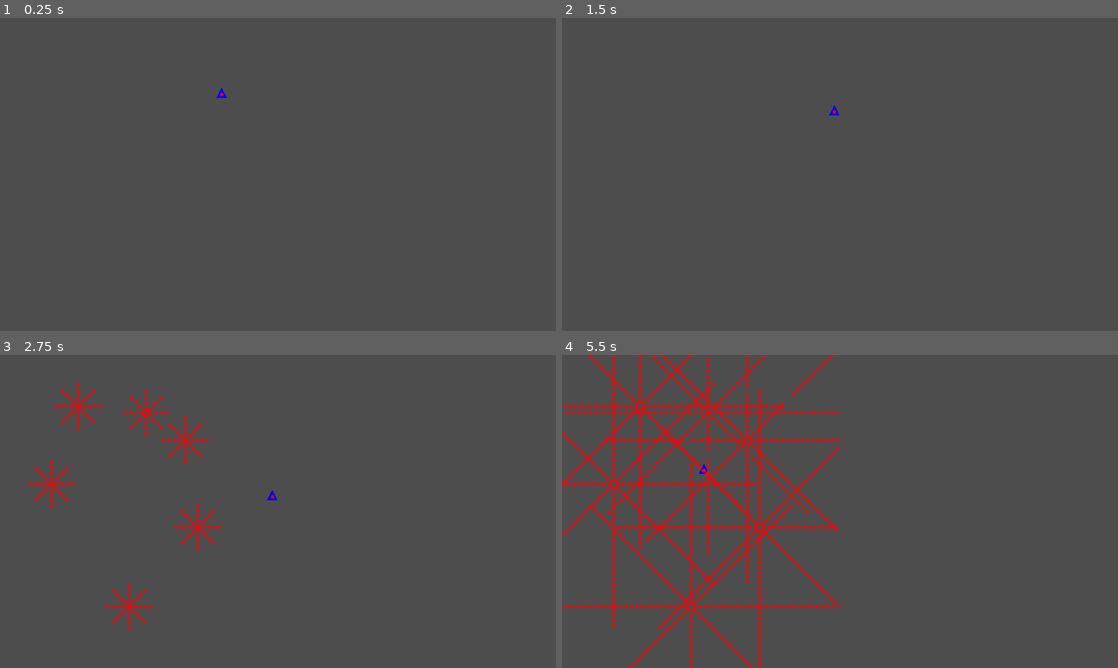
Above: before the commit, frames 1-4 (two rows, left to right).
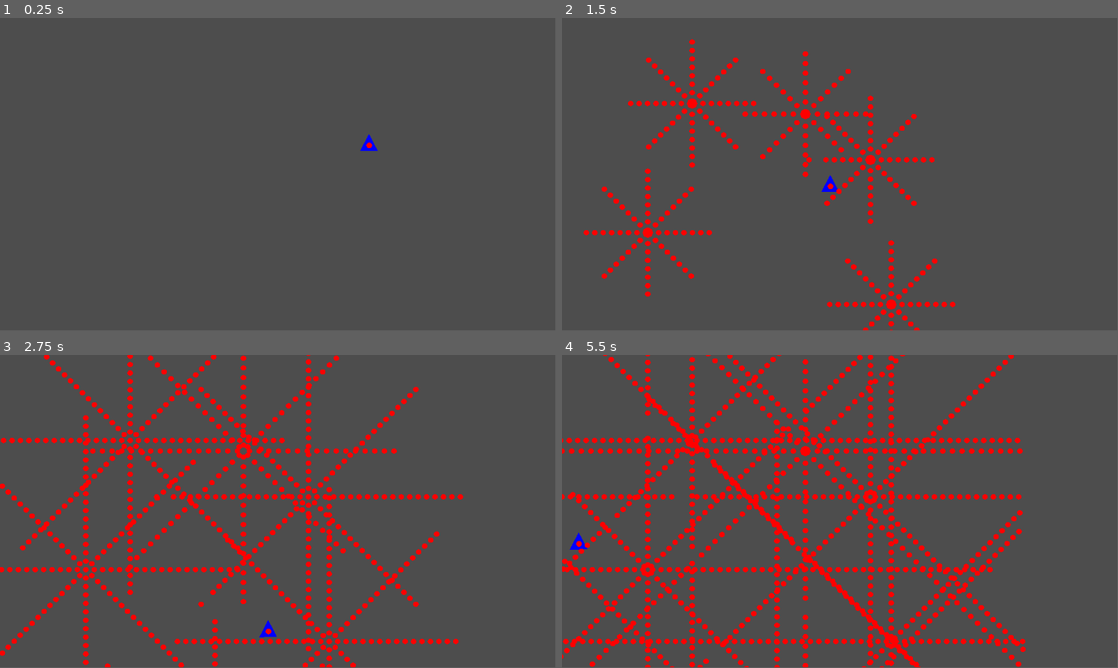
Above: after the commit, the same moments.

Repository: ShimmerIO/bullethellpvp
Game: Godot game, scene res://cenas_prototipo/cena_teste.tscn
Two runs of this game, one before a commit and one after it. Both use one fixed random seed, a clock stepped at 60 frames per second and the inputs below. The project has no main scene, so this scene is started directly.
Inputs:
- Up to frame 1 (0.25 s): no input
- Up to frame 2 (1.5 s): tap Enter (Start, bound only after the commit) at 0.5, 1.35 s; hold Right (ui_right) 0.53-1.28 s; hold Shift (Slow, bound only after the commit) 0.53-1.28 s; hold Down (ui_down) from 1.28 s (still down)
- Up to frame 3 (2.75 s): tap Shift (Slow, bound only after the commit) at 1.55 s; release Down (ui_down) at 2.03 s; hold Right (ui_right) from 2.03 s (still down); hold Shift (Slow, bound only after the commit) from 2.03 s (still down); tap ` (Start, bound only before the commit) at 2.1 s
- Up to frame 4 (5.5 s): release Right (ui_right) at 2.78 s; release Shift (Slow, bound only after the commit) at 2.78 s; hold Up (ui_up) 2.78-3.53 s; tap Shift (Slow, bound only after the commit) at 2.85, 4.55 s; hold Shift (Slow, bound only after the commit) 3.53-4.28 s; hold Left (ui_left) 3.53-5.03 s; tap Enter (Start, bound only after the commit) at 4.35 s; hold Down (ui_down) from 5.03 s (still down); hold Shift (Slow, bound only after the commit) from 5.03 s (still down); tap ` (Start, bound only before the commit) at 5.1 s
In our replay, the window is 800x450 before the commit and 799x449 after it. These sizes can differ from the game's own. Grey fills any space a smaller window leaves; there, only what the larger window draws over its background counts as a difference.

The runs differ from the first frame. In frame 1, 0.1% of the frame differs, in the area x 38-68%, y 22-43%; in frame 2, 4.3%; in frame 3, 10%; in frame 4, 17%, in the area x 0-84%, y 0-100%.

Commit message:
Modificado a movimentação da nave

Diff:
--- a/cenas_prototipo/cena_teste.tscn
+++ b/cenas_prototipo/cena_teste.tscn
@@ -10,8 +10,7 @@
 
 [node name="Navezinha" parent="." instance=ExtResource("1_q2465")]
 position = Vector2(766, 265)
-SPEED = 300.0
-acc = 10.0
+SPEED = 425.0
 
 [node name="StaticBody2D" type="Area2D" parent="."]
 position = Vector2(960, 0)
--- a/project.godot
+++ b/project.godot
@@ -14,22 +14,15 @@
 config/features=PackedStringArray("4.3", "Forward Plus")
 config/icon="res://icon.svg"
 
-[display]
-
-window/size/viewport_width=1920
-window/size/viewport_height=1080
-window/stretch/mode="viewport"
-
-[importer_defaults]
-
-animation_library={
-"animation/fps": 120.0
-}
-
 [input]
 
 Start={
 "deadzone": 0.5,
-"events": [Object(InputEventKey,"resource_local_to_scene":fa …(140 unchanged characters)… d":false,"keycode":0,"physical_keycode":96,"key_label":0,"unicode":39,"location":0,"echo":false,"script":null)
+"events": [Object(InputEventKey,"resource_local_to_scene":fa …(140 unchanged characters)… d":false,"keycode":0,"physical_keycode":4194309,"key_label":0,"unicode":0,"location":0,"echo":false,"script":null)
 ]
 }
+Slow={
+"deadzone": 0.5,
+"events": [Object(InputEventKey,"resource_local_to_scene":false,"resource_name":"","device":-1,"window_id":0,"alt_pressed":false,"shift_pressed":false,"ctrl_pressed":false,"meta_pressed":false,"pressed":false,"keycode":0,"physical_keycode":4194325,"key_label":0,"unicode":0,"location":0,"echo":false,"script":null)
+]
+}
--- a/scripts_prototipo/navezinha.gd
+++ b/scripts_prototipo/navezinha.gd
@@ -24,10 +24,11 @@
 
 	#move o personagem quando tu tá apertando alguma direção
 	if direction:
-		velocity += acc * delta
-		velocity = clamp(velocity, 0, acc_max)
+		velocity = SPEED
 		#lembra de física? isso aqui é literal S = vt, pq velocidade é direção * rapidez, e delta é tempo
-		position +=  (SPEED + velocity) * delta * direction
+		if(Input.is_action_pressed("Slow")):
+			velocity = velocity * 2 / 3
+		position += velocity * delta * direction
 		position = position.clamp(Vector2.ZERO + Vector2(19, 24) , screen_size - (Vector2(19,13)))
 	if not direction:
 		velocity = 0
